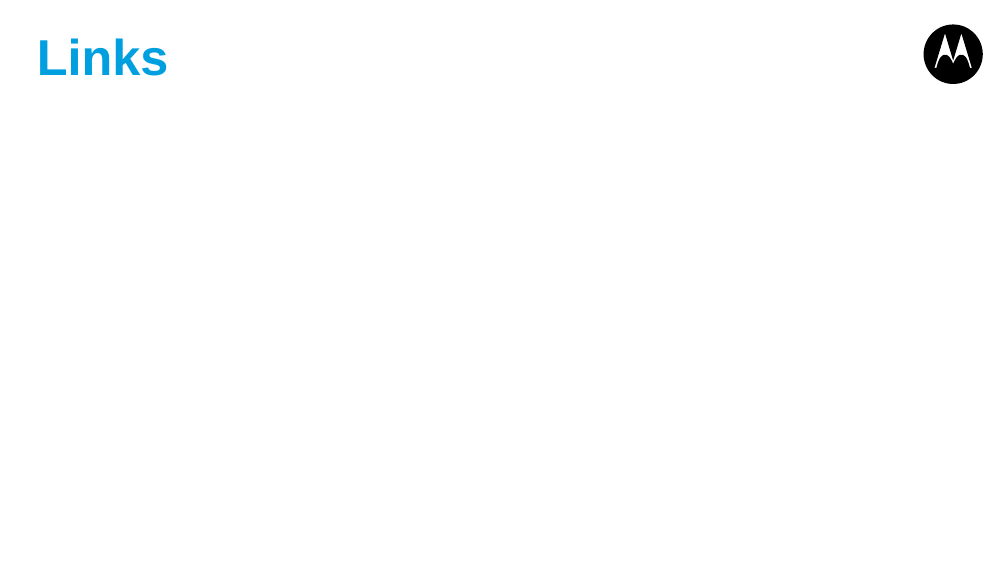
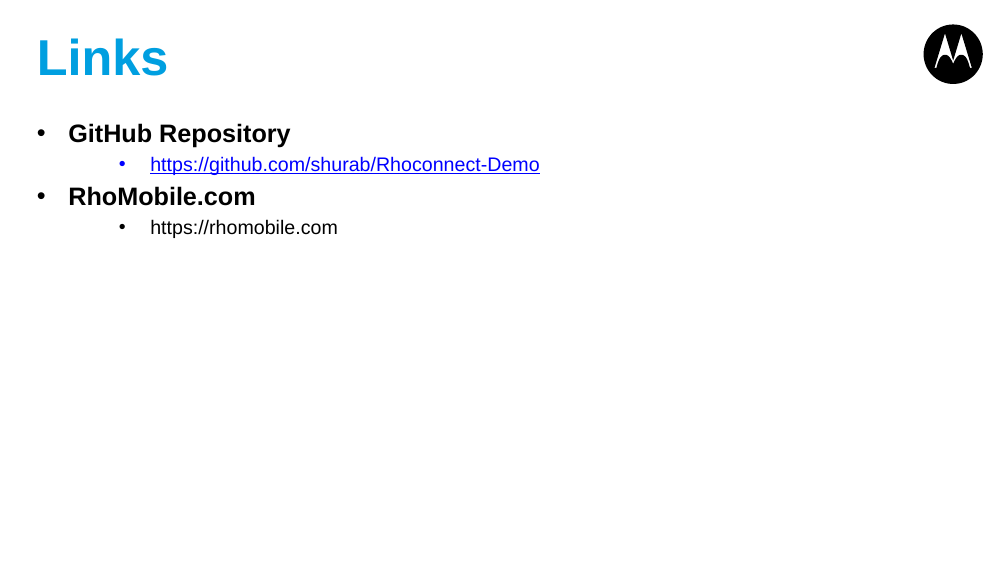
Before and after one commit to shurab/Rhoconnect-Demo, a slide deck: slide 20 of Rhoconnect-appforum.pptx. Drawn at 1008x567 pixels with LibreOffice and Linux fonts; fonts in the diff are those of the drawing. Boxes give left, top, right and bottom in pixels: in the first picture for what was removed or moved away, otherwise in the second. Text is boxed around its words. In the diff, an @@ line names an element or a change of style, - is before the commit and + after.

```diff
--- a/Rhoconnect-appforum.pptx
+++ b/Rhoconnect-appforum.pptx
@@ text added at box(68, 123, 539, 238), 14 pt, text #000000 @@
+• GitHub Repository
+  • https://github.com/shurab/Rhoconnect-Demo
+• RhoMobile.com
+  • https://rhomobile.com
```
Also in this commit, not shown: 1 other slide changed.
